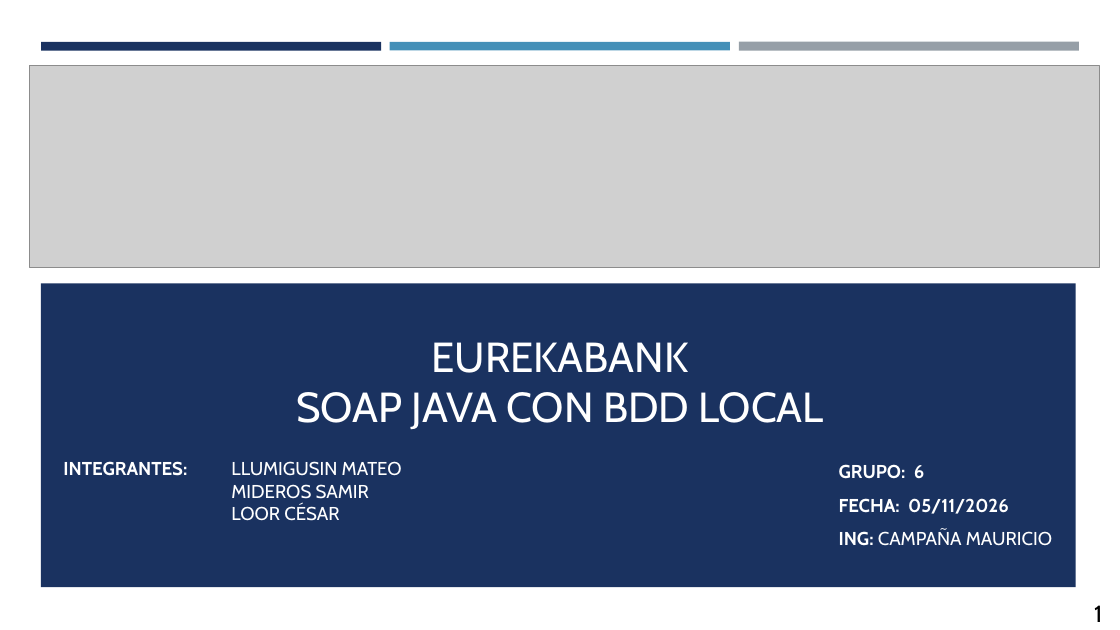
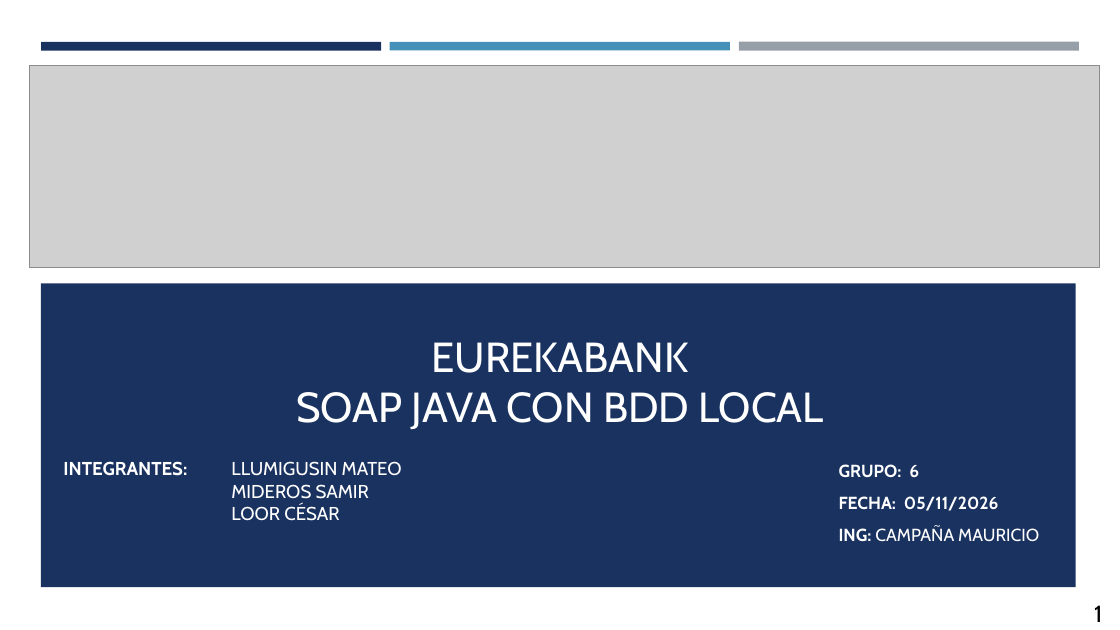
Before and after one commit to MATEOCAIZA/TG.1.1.-PAO202651_EUREKA_BDD_LOCAL_SOAP_JAVA_NRC36884_GR06, a slide deck: slide 1 of 05. DOCUMENTACION/PRESENTACION TG.1.1. EUREKABANK SOAP con BDD LOCAL en JAVA GR06.pptx. Drawn at 1120x630 pixels with LibreOffice and Linux fonts; fonts in the diff are those of the drawing; grey boxes stand for pictures. Boxes give left, top, right and bottom in pixels: in the first picture for what was removed or moved away, otherwise in the second. Text is boxed around its words. In the diff, an @@ line names an element or a change of style, - is before the commit and + after.

```diff
--- a/05. DOCUMENTACION/PRESENTACION TG.1.1. EUREKABANK SOAP con BDD LOCAL en JAVA GR06.pptx
+++ b/05. DOCUMENTACION/PRESENTACION TG.1.1. EUREKABANK SOAP con BDD LOCAL en JAVA GR06.pptx
@@ text "GRUPO: 6" at box(839, 464, 1039, 542): size 16 to 15 pt @@
```
Also in this commit, not shown: 21 other slides changed, 3 other files.
